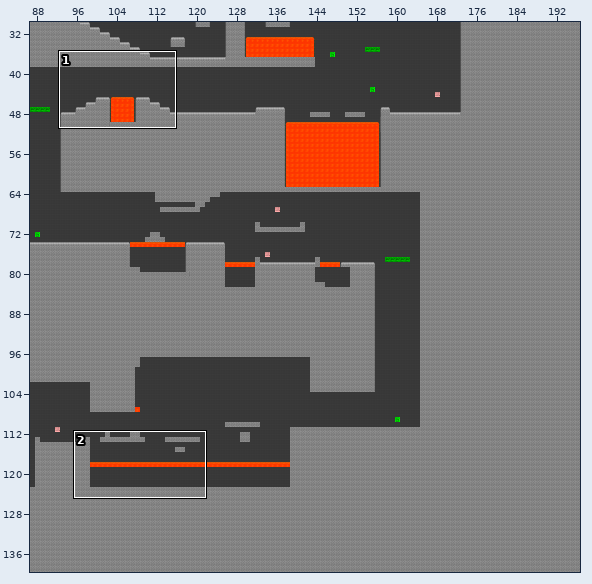
One commit to this Tiled map: Project2/assets/data/Level1/Level1.tmx. The first picture is a wide view before the edit; the outline marks the close-up.
Close-up. Old version:
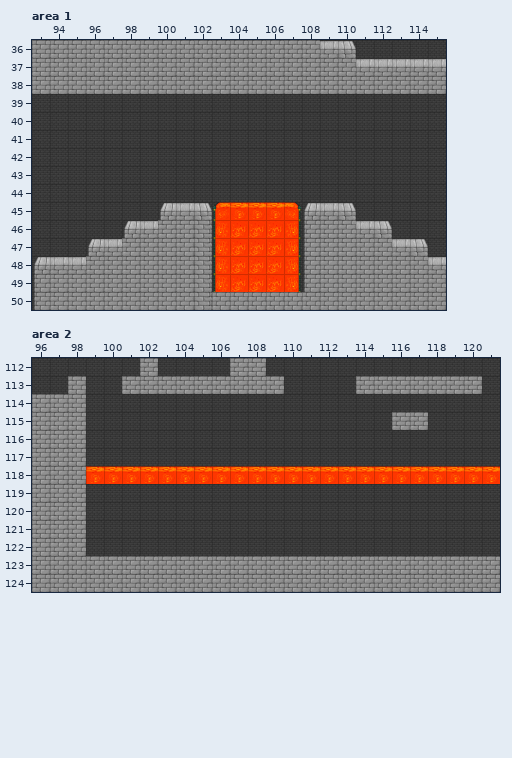
Cells are 64x64 px. Shown: area 1 x 93..115, y 36..50; area 2 x 96..121, y 112..124. The commit also changed other parts of the map, which this record leaves out.
After:
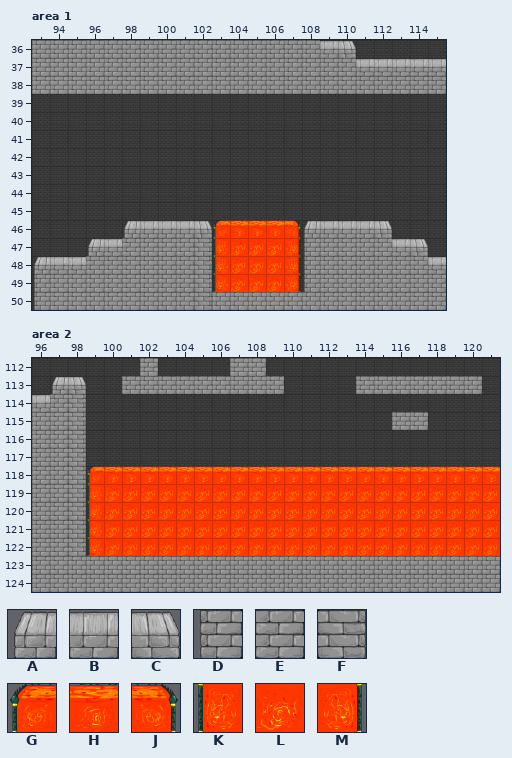
Key: from "tiles1": A 2, B 3, C 4, D 17, E 18, F 19, G 60, H 61, J 62, K 75, L 76, M 77.
_ is an empty cell.
The commit says: Lava and lava-death are both things.
Difference:
Layer "Walls", area 1:
y 45: x 100..102 ABC -> ___; x 108..110 ABC -> ___
y 46: x 100..102 EEF -> BBC; x 108..110 DEE -> ABB
Layer "Lava", area 1:
y 45: x 103..107 GHHHJ -> _____
y 46: x 103..107 KLLLM -> GHHHJ
Layer "Walls", area 2:
y 113: x 97..98 _E -> AC
y 114: x 96 E -> B; x 98 E -> F
y 115..122: x 98 E -> F
Layer "Lava", area 2:
y 118: x 99 H -> G
y 119..122: x 99..121 _______________________ -> KLLLLLLLLLLLLLLLLLLLLLL
Changed places in both close-ups, as pixel boxes (x1, y1, x2, y2):
changed: (158, 202, 356, 238)
changed: (32, 376, 500, 556)
